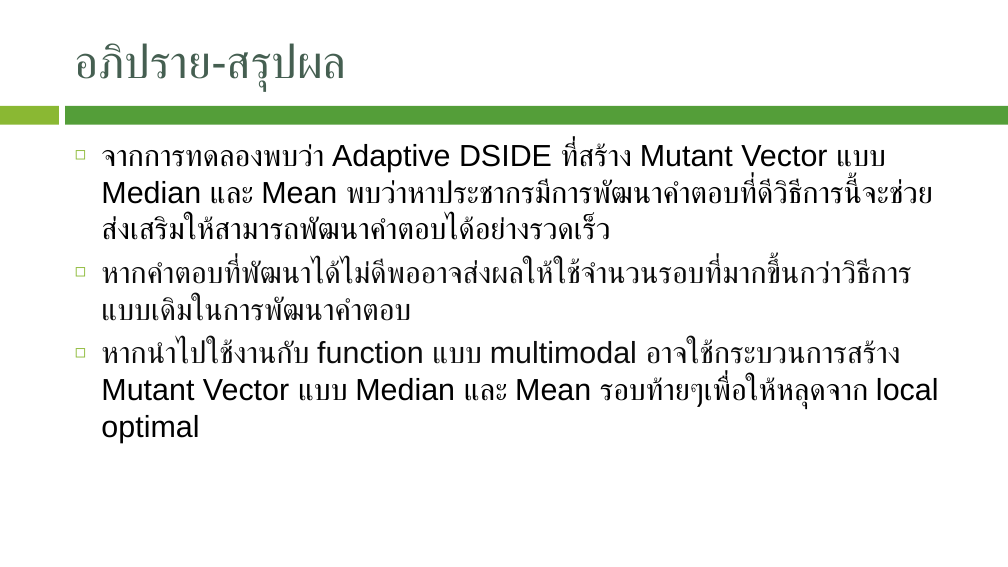
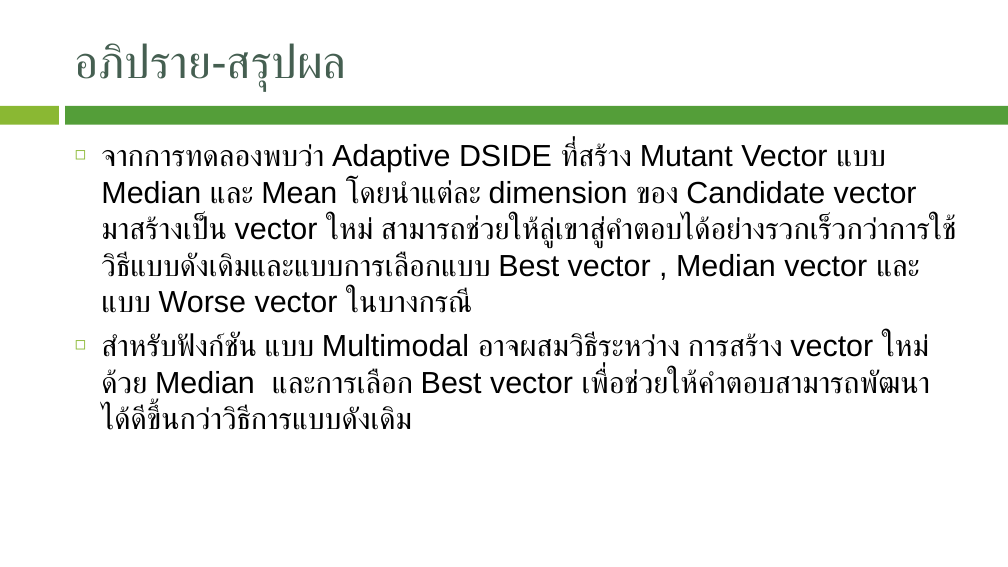
Before and after one commit to JhonSPattan/Algorithm, a slide deck: slide 21 of Adptive_DSIDE.pptx. Drawn at 1008x567 pixels with LibreOffice and Linux fonts; fonts in the diff are those of the drawing; background and template pictures are left out. Boxes give left, top, right and bottom in pixels: in the first picture for what was removed or moved away, otherwise in the second. Text is boxed around its words. In the diff, an @@ line names an element or a change of style, - is before the commit and + after.

```diff
--- a/Adptive_DSIDE.pptx
+++ b/Adptive_DSIDE.pptx
@@ text at (101,142,957,430): text changed @@
-◻ จากการทดลองพบว่า Adaptive DSIDE ที่สร้าง Mutant Vector แบบ Median และ Mean พบว่าหาประชากรมีการพัฒนาคำตอบที่ดีวิธีการนี้จะช่วยส่งเสริมให้สามารถพัฒนาคำตอบได้อย่างรวดเร็ว
-◻ หากคำตอบที่พัฒนาได้ไม่ดีพออาจส่งผลให้ใช้จำนวนรอบที่มากขึ้นกว่าวิธีการแบบเดิมในการพัฒนาคำตอบ
-◻ หากนำไปใช้งานกับ function แบบ multimodal อาจใช้กระบวนการสร้าง Mutant Vector แบบ Median และ Mean รอบท้ายๆเพื่อให้หลุดจาก local optimal
+◻ จากการทดลองพบว่า Adaptive DSIDE ที่สร้าง Mutant Vector แบบ Median และ Mean โดยนำแต่ละ dimension ของ Candidate vector มาสร้างเป็น vector ใหม่ สามารถช่วยให้ลู่เขาสู่คำตอบได้อย่างรวกเร็วกว่าการใช้วิธีแบบดังเดิมและแบบการเลือกแบบ Best vector , Median vector และแบบ Worse vector ในบางกรณี
+◻ สำหรับฟังก์ชัน แบบ Multimodal อาจผสมวิธีระหว่าง การสร้าง vector ใหม่ด้วย Median และการเลือก Best vector เพื่อช่วยให้คำตอบสามารถพัฒนาได้ดีขึ้นกว่าวิธีการแบบดังเดิม
```
Also in this commit, not shown: 3 other files.
